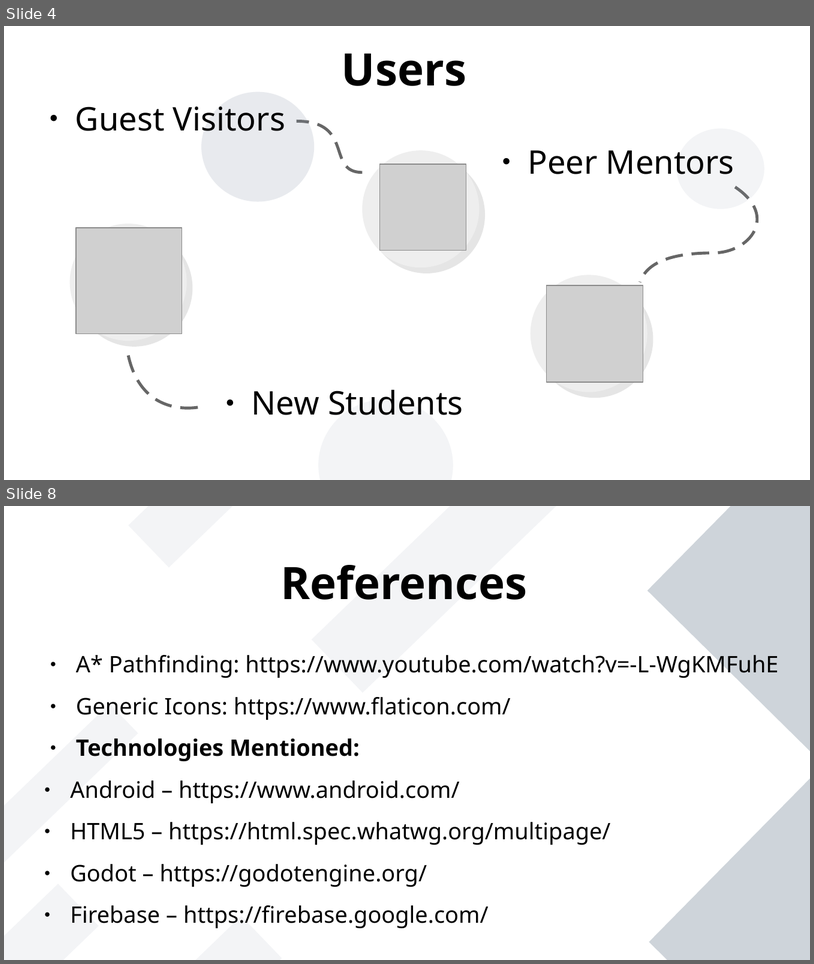
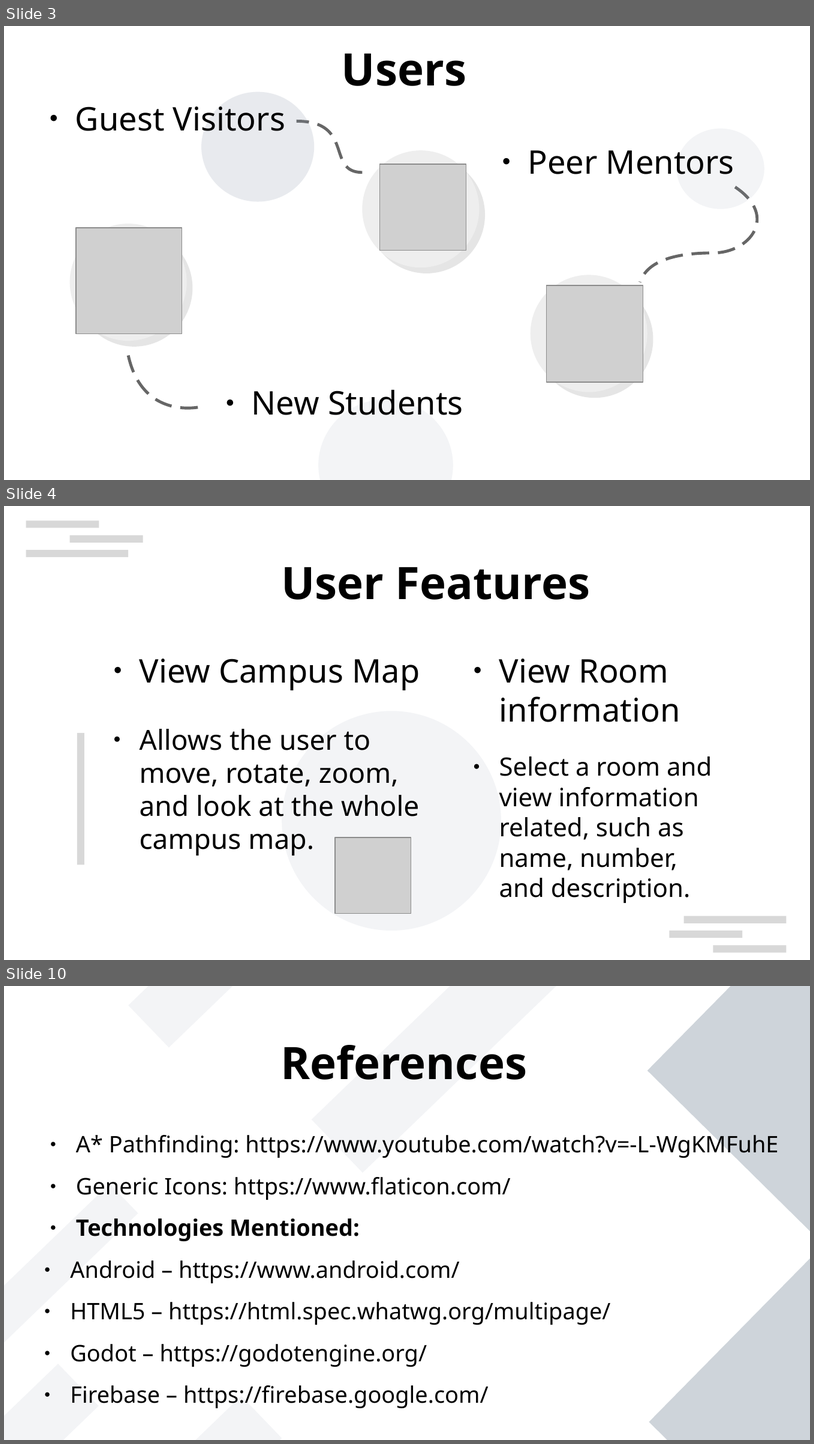
Before and after one commit to NotYetTerminal/Interactive-Map-SETU-Carlow, a slide deck: Project Documents/Gabor_Major_Interactive_Map_Presentation.odp. Shown one above the other, each under a label of ours: slides 4 and 8 before the commit, slides 3, 4 and 10 after it; the slides between them are not shown. The pictures are 814x964 and 814x1444 pixels, drawn with LibreOffice and Linux fonts; fonts in the diff are those of the drawing; grey boxes stand for pictures; background and template pictures are left out. Boxes give left, top, right and bottom in pixels: in the first picture for what was removed or moved away, otherwise in the second. Text is boxed around its words. In the diff, an @@ line names an element or a change of style, - is before the commit and + after.

```diff
--- a/Project Documents/Gabor_Major_Interactive_Map_Presentation.odp
+++ b/Project Documents/Gabor_Major_Interactive_Map_Presentation.odp
@@ slide 4 added at (4, 506, 810, 960), background #FFFFFF @@
@@ rectangle added at (26, 520, 99, 528), fill #CCCCCC at 75% opacity @@
@@ rectangle added at (70, 535, 143, 543), fill #CCCCCC at 75% opacity @@
@@ rectangle added at (26, 550, 128, 557), fill #CCCCCC at 75% opacity @@
@@ title added at (281, 567, 591, 600), 44 pt, text #000000, bold @@
+User Features
@@ text added at (140, 658, 420, 690), 32 pt, text #000000 @@
+● View Campus Map
@@ text added at (500, 658, 681, 722), 32 pt, text #000000 @@
+● View Room information
@@ ellipse added at (282, 711, 501, 930), fill #8D99AE at 10% opacity @@
@@ rectangle added at (77, 733, 84, 865), fill #CCCCCC at 75% opacity @@
@@ text added at (140, 729, 419, 855), 27.2 pt, text #000000 @@
+● Allows the user to move, rotate, zoom, and look at the whole campus map.
@@ text added at (500, 756, 712, 903), 24.8 pt, text #000000 @@
+● Select a room and view information related, such as name, number, and description.
@@ picture added at (335, 837, 411, 913) @@
@@ rectangle added at (684, 916, 787, 923), fill #CCCCCC at 75% opacity @@
@@ rectangle added at (670, 930, 743, 938), fill #CCCCCC at 75% opacity @@
@@ rectangle added at (714, 945, 787, 952), fill #CCCCCC at 75% opacity @@
@@ what was slide 4 is now slide 3 @@
@@ what was slide 8 is now slide 10 @@
```
Also in this commit, not shown: 2 slides changed, 4 other slides added, 2 slides removed, 1 other file.
